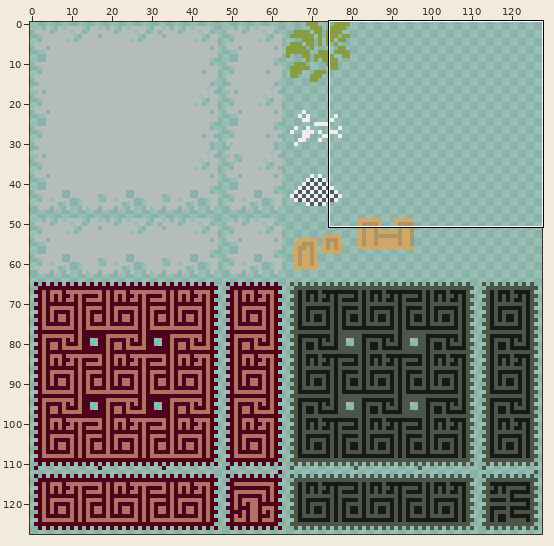
A sprite sheet gets an edit: assets/sprites/atlases/on_tiles.png. The first picture is a wide view before the edit; the outline marks the close-up.
Close-up. Old version:
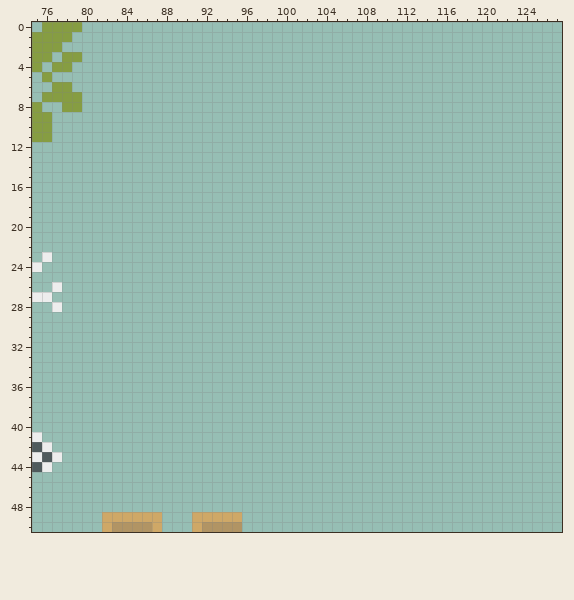
The file is 128x128 pixels. Shown: x 75..127, y 0..50.
New version:
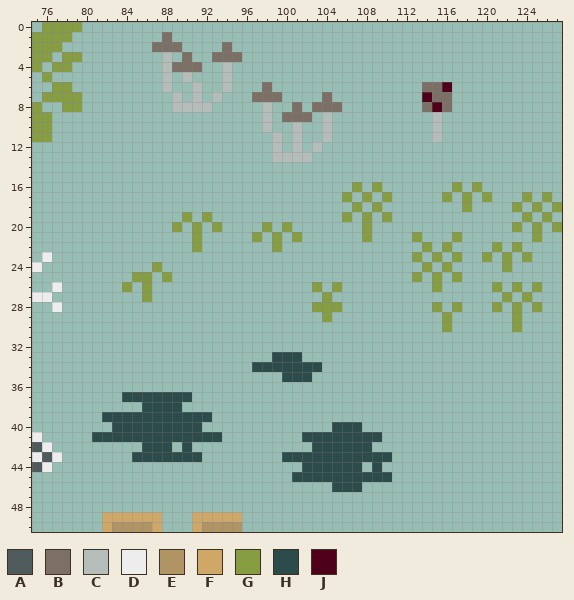
Palette (. is transparent): A #4f5a5c  B #7c6f65  C #b5bdba  D #ededed  E #b19464  F #cfa867  G #869d42  H #2c4b4b  J #4f001a
What changed:
@@ x 75..127 @@
  0 .GGGG................................................
- 1 GGGG.................................................
- 2 GGG..................................................
- 3 GG.GG................................................
- 4 G.GG.................................................
- 5 .G...................................................
- 6 ..GG.................................................
- 7 .GGGG................................................
- 8 G..GG................................................
- 9 GG...................................................
-10 GG...................................................
-11 GG...................................................
-12 .....................................................
-13 .....................................................
+ 1 GGGG.........B.......................................
+ 2 GGG.........BBB....B.................................
+ 3 GG.GG........C.B..BBB................................
+ 4 G.GG.........CBBB..C.................................
+ 5 .G...........C.C...C.................................
+ 6 ..GG.........C..C..C...B...............BBJ...........
+ 7 .GGGG.........C.C.C...BBB....B.........JBB...........
+ 8 G..GG.........CCCC.....C..B.BBB........BJB...........
+ 9 GG.....................C.BBB.C..........C............
+10 GG.....................C..C..C..........C............
+11 GG......................C.C..C..........C............
+12 ........................C.C.C........................
+13 ........................CCCC.........................
 14 .....................................................
 15 .....................................................
-16 .....................................................
-17 .....................................................
-18 .....................................................
-19 .....................................................
-20 .....................................................
-21 .....................................................
-22 .....................................................
-23 .D...................................................
-24 D....................................................
-25 .....................................................
-26 ..D..................................................
-27 DD...................................................
-28 ..D..................................................
-29 .....................................................
-30 .....................................................
+16 ................................G.G.......G.G........
+17 ...............................G.G.G.....G.G.G...G.G.
+18 ................................G.G........G....G.G.G
+19 ...............G.G.............G.G.G.............G.G.
+20 ..............G.G.G....G.G.......G..............G.G.G
+21 ................G.....G.G.G......G....G...G.......G..
+22 ................G.......G..............G.G....G.G....
+23 .D....................................G.G.G..G.G.G...
+24 D...........G..........................G.G.....G.....
+25 ..........GG.G........................G.G.G..........
+26 ..D......G.G................G.G.........G.....G.G.G..
+27 DD.........G.................G.................G.G...
+28 ..D.........................GGG.........G.G...G.G.G..
+29 .............................G...........G......G....
+30 .........................................G......G....
 31 .....................................................
 32 .....................................................
-33 .....................................................
-34 .....................................................
-35 .....................................................
+33 ........................HHH..........................
+34 ......................HHHHHHH........................
+35 .........................HHH.........................
 36 .....................................................
-37 .....................................................
-38 .....................................................
-39 .....................................................
-40 .....................................................
-41 D....................................................
-42 AD...................................................
-43 DAD..................................................
-44 AD...................................................
-45 .....................................................
-46 .....................................................
+37 .........HHHHHHH.....................................
+38 ...........HHHH......................................
+39 .......HHHHHHHHHHH...................................
+40 ........HHHHHHHHH.............HHH....................
+41 D.....HHHHHHHHHHHHH........HHHHHHHH..................
+42 AD.........HHH.H............HHHHHH...................
+43 DAD.......HHHHHHH........HHHHHHHHHHH.................
+44 AD.........................HHHHHH.H..................
+45 ..........................HHHHHHHHHH.................
+46 ..............................HHH....................
 47 .....................................................
